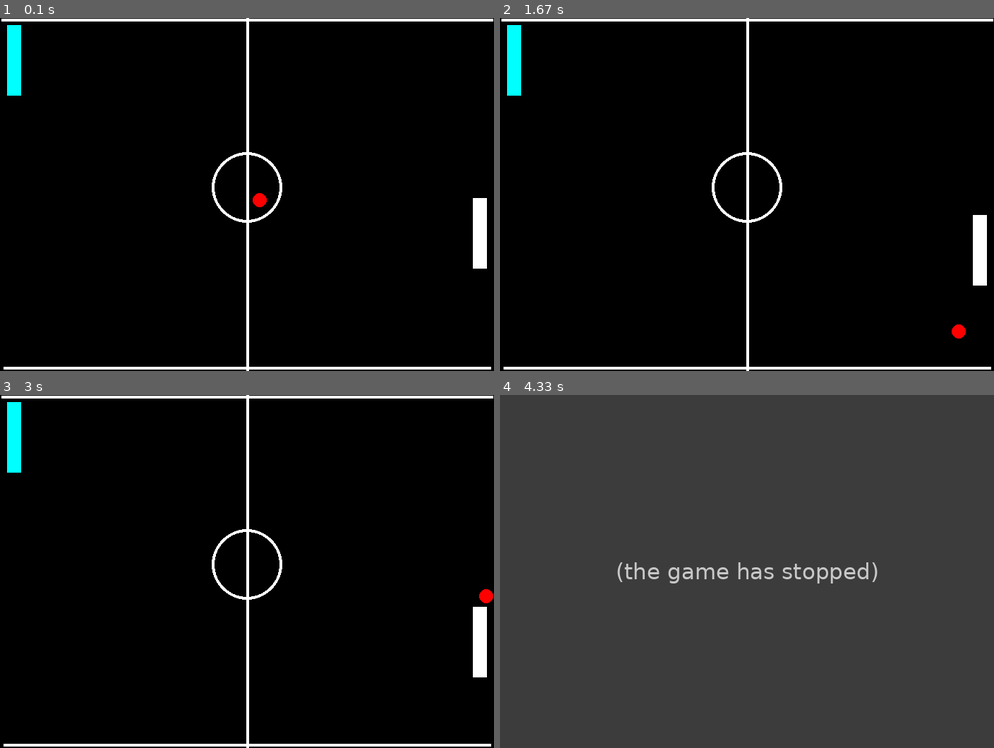
Above: before the commit, frames 1-4 (two rows, left to right).
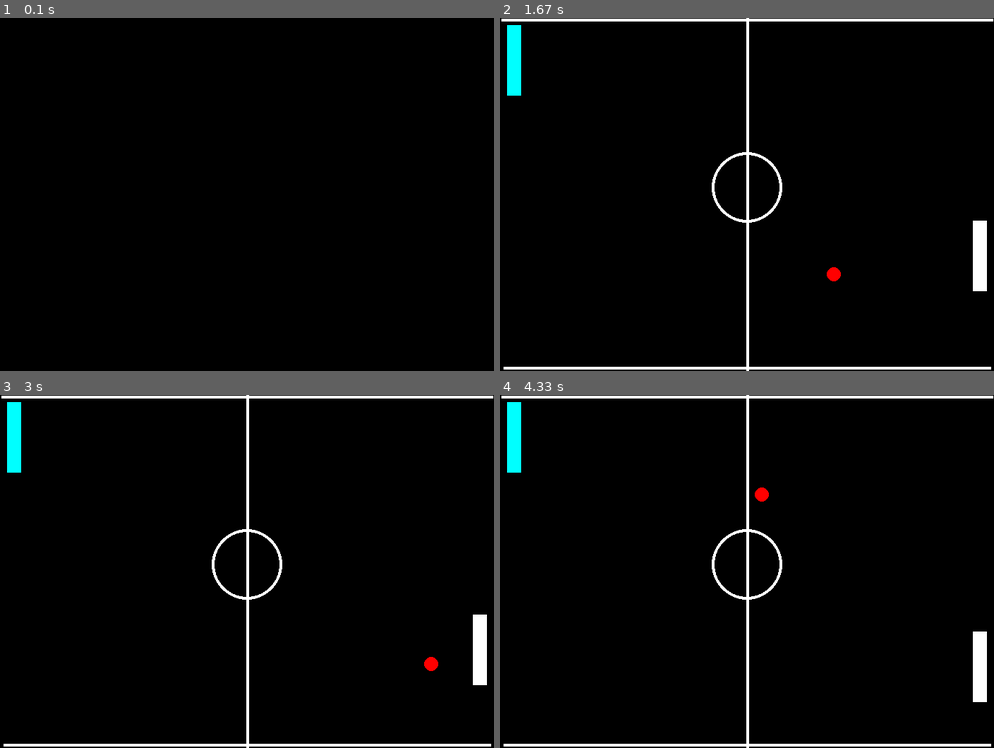
Above: after the commit, the same moments.

Repository: ErickMichellSalasLara/CursoPygame
Game: pygame game, started from pingpong.py
Two runs of this game, one before a commit and one after it. Both use one fixed random seed, a clock stepped at 60 frames per second and the inputs below.
Inputs:
- Up to frame 1 (0.1 s): no input
- Up to frame 2 (1.67 s): hold Down 0.83-1.3 s; hold Up from 1.33 s (still down)
- Up to frame 3 (3 s): release Up at 1.7 s; hold Down 1.73-2.1 s; hold Up 2.13-2.43 s; hold Down 2.47-2.77 s; hold Up from 2.8 s (still down)
- Up to frame 4 (4.33 s): release Up at 3.17 s; hold Down 3.2-3.57 s; hold Up 3.6-3.9 s; hold Down 3.93-4.23 s; hold Up from 4.27 s (still down)

The runs differ from the first frame. In frame 1, 3.7% of the frame differs, in the area x 0-100%, y 0-100%; in frame 2, 0.3%; in frame 3, 0.3%; in frame 4, 100%.
Before the commit the program exited at 3.55 s; later frames show no game.

Commit message:
Fix player 2 coordinates and add game start delay

Diff:
--- a/pingpong.py
+++ b/pingpong.py
@@ -25,7 +25,7 @@
 
 ''' Coordenadas y Velocidad del jugador 2'''
 coord_x_player2 = 770 - player_height
-coord_y_player2 = 300-45
+coord_y_player2 = 300 - player_weight // 2
 y_speed_player2 = 0
 
 ''' Coordenadas de la pelota'''
@@ -33,6 +33,8 @@
 pelota_y = 240
 pelota_speed_x = 3
 pelota_speed_y = 3
+
+pygame.time.delay(1000) # Se hace una pausa de 1 segundo para poder iniciar el juego con tranquilidad
 
 while not game_over:
     for event in pygame.event.get():
@@ -95,6 +97,7 @@
         game_over = True
 
     screen.fill(BLACK)
+
     # Dibujamos los rectangulos
     jugador1 = pygame.draw.rect(screen, CYAN, (coord_x_player, coord_y_player, player_weight, player_height))
     jugador2 = pygame.draw.rect(screen, WHITE, (coord_x_player2, coord_y_player2, player_weight, player_height))
@@ -108,9 +111,9 @@
     #lina inferior del campo de juego
     pygame.draw.line(screen, WHITE, (5, 495), (695, 495), 4) # x1 / y1 / x2 / y2 / grosor
 
-    # Arco del medio del juego
-                                    # x / y / ancho / largo / angulo de inicio / angulo de fin / grosor
-    pygame.draw.circle(screen, WHITE, (350, 240), 50, 4) #Aqui se dibuja un arco
+    # Circulo del medio del juego
+                                    # x / y / radio / grosor
+    pygame.draw.circle(screen, WHITE, (350, 240), 50, 4)
 
     ''' Zona de campo de juego'''
 
